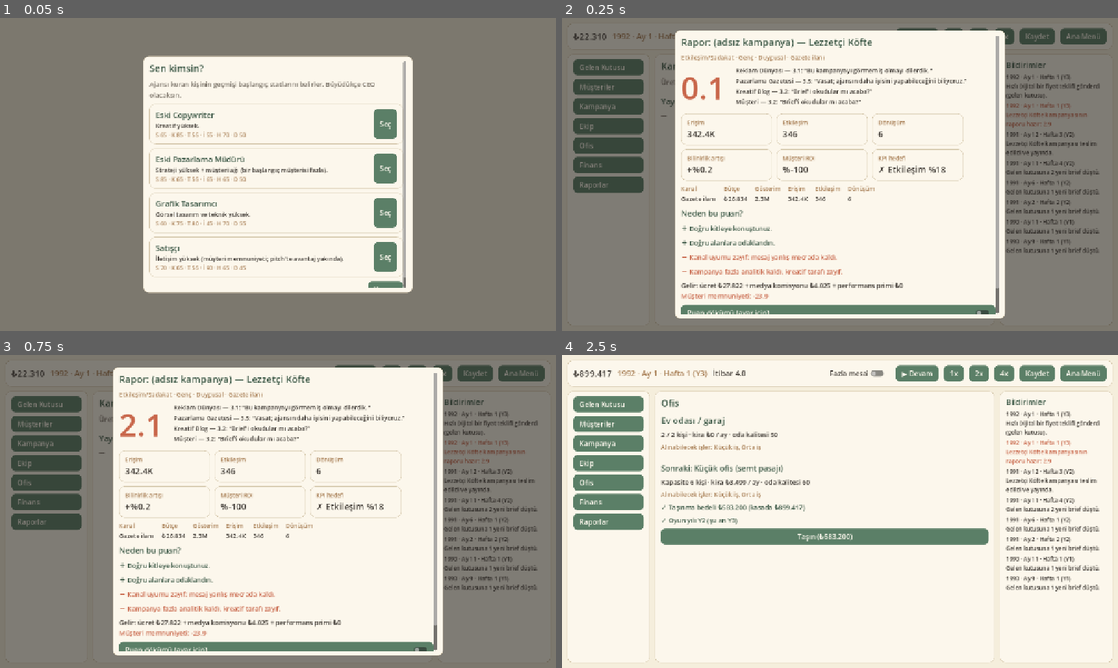
Above: before the commit, frames 1-4 (two rows, left to right).
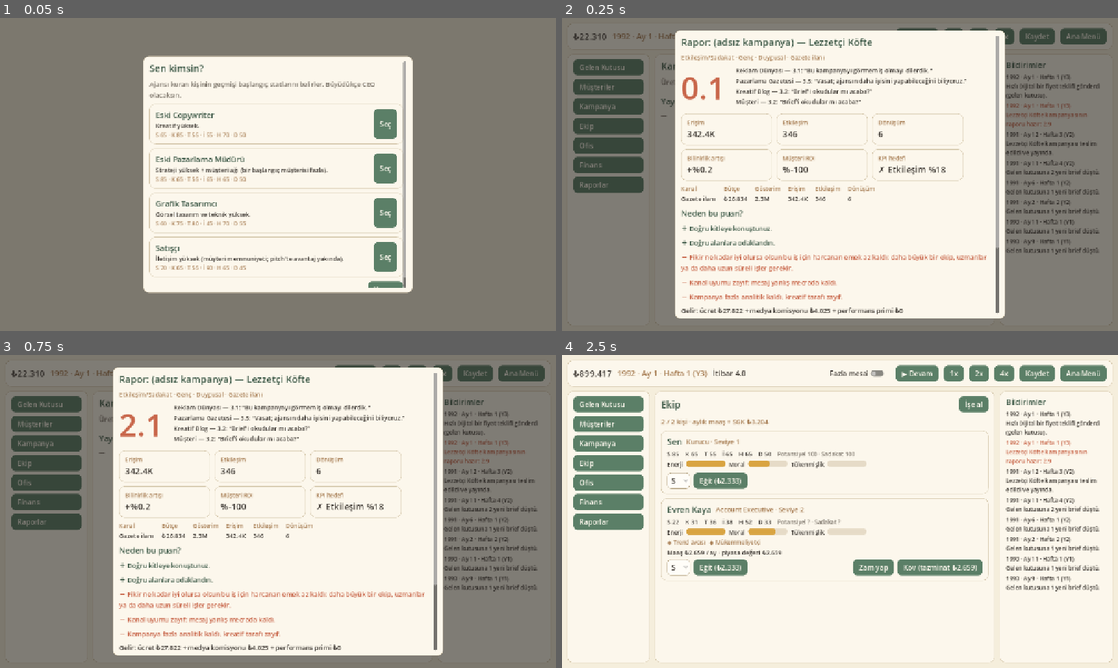
Above: after the commit, the same moments.

Repository: onursonmezz/AD_TYCOON
Game: Godot game, scene res://tools/ui_tour.tscn
Two runs of this game, one before a commit and one after it. Both use one fixed random seed, a clock stepped at 60 frames per second and the inputs below. This scene is started directly instead of the project's main scene.
Inputs:
- Up to frame 1 (0.05 s): no input
- Up to frame 2 (0.25 s): no input
- Up to frame 3 (0.75 s): click "Fazla mesai" at 0.5 s
- Up to frame 4 (2.5 s): click "▶ Devam" at 1.25 s; click "1x" at 2 s

Frame 1 is identical in both runs. In frame 2, 3.8% of the frame differs, in the area x 21-79%, y 73-95%; in frame 3, 3.8%; in frame 4, 9.1%, in the area x 17-77%, y 13-72%.

Commit message:
Rapor: iş miktarı açıklaması ve memnuniyet dökümü (playtest geri bildirimi)
Uyumlar mükemmel olsa bile emek dönem beklentisinin altında kalırsa rapor bunu söylüyor;
memnuniyet değişimi GDD 6.4 kalemleriyle gösteriliyor. K-046.

Co-Authored-By: Claude Opus 5.5 <noreply@anthropic.com>

Diff:
--- a/data/report_lines.json
+++ b/data/report_lines.json
@@ -1,37 +1,231 @@
 {
 	"_note": "GDD 7.12: her çarpan için eşik tabanlı açıklama. metric: rapordaki değer; and: ek koşul. sign: +1 olumlu, -1 olumsuz.",
 	"explanations": [
-		{ "id": "sh_good", "metric": "sh", "op": ">=", "value": 1.15, "key": "RL_SH_GOOD", "sign": 1 },
-		{ "id": "sh_bad", "metric": "sh", "op": "<=", "value": 0.85, "key": "RL_SH_BAD", "sign": -1 },
-		{ "id": "sk_good", "metric": "sk", "op": ">=", "value": 1.12, "key": "RL_SK_GOOD", "sign": 1 },
-		{ "id": "sk_bad", "metric": "sk", "op": "<=", "value": 0.85, "key": "RL_SK_BAD", "sign": -1 },
-		{ "id": "kn_good", "metric": "kn", "op": ">=", "value": 1.12, "key": "RL_KN_GOOD", "sign": 1 },
-		{ "id": "kn_bad", "metric": "kn", "op": "<=", "value": 0.85, "key": "RL_KN_BAD", "sign": -1 },
-		{ "id": "tone_good", "metric": "tone", "op": ">=", "value": 1.06, "key": "RL_TONE_GOOD", "sign": 1 },
-		{ "id": "tone_bad", "metric": "tone", "op": "<=", "value": 0.91, "key": "RL_TONE_BAD", "sign": -1 },
-		{ "id": "f_good", "metric": "f", "op": ">=", "value": 1.15, "key": "RL_F_GOOD", "sign": 1 },
-		{ "id": "f_bad", "metric": "f", "op": "<=", "value": 0.95, "key": "RL_F_BAD", "sign": -1 },
-		{ "id": "b_analytic", "metric": "b", "op": "<=", "value": 0.85, "and": { "metric": "sk_vs_ideal", "op": ">", "value": 1.0 }, "key": "RL_B_ANALYTIC", "sign": -1 },
-		{ "id": "b_creative", "metric": "b", "op": "<=", "value": 0.85, "and": { "metric": "sk_vs_ideal", "op": "<", "value": 1.0 }, "key": "RL_B_CREATIVE", "sign": -1 },
-		{ "id": "b_good", "metric": "b", "op": ">=", "value": 0.97, "key": "RL_B_GOOD", "sign": 1 },
-		{ "id": "n_bad", "metric": "n", "op": "<=", "value": 0.8, "key": "RL_N_BAD", "sign": -1 },
-		{ "id": "n_pioneer", "metric": "n", "op": ">=", "value": 1.05, "key": "RL_N_PIONEER", "sign": 1 },
-		{ "id": "fragmented", "metric": "fragmentation", "op": ">", "value": 0.0, "key": "RL_FRAGMENTED", "sign": -1 },
-		{ "id": "synergy", "metric": "synergy_pairs", "op": ">", "value": 0, "key": "RL_SYNERGY", "sign": 1 },
-		{ "id": "errors", "metric": "errors", "op": ">", "value": 3, "key": "RL_ERRORS", "sign": -1 }
+		{
+			"id": "volume_high",
+			"metric": "volume",
+			"op": ">=",
+			"value": 0.85,
+			"key": "RL_VOLUME_HIGH",
+			"sign": 1
+		},
+		{
+			"id": "volume_low",
+			"metric": "volume",
+			"op": "<=",
+			"value": 0.6,
+			"key": "RL_VOLUME_LOW",
+			"sign": -1
+		},
+		{
+			"id": "sh_good",
+			"metric": "sh",
+			"op": ">=",
+			"value": 1.15,
+			"key": "RL_SH_GOOD",
+			"sign": 1
+		},
+		{
+			"id": "sh_bad",
+			"metric": "sh",
+			"op": "<=",
+			"value": 0.85,
+			"key": "RL_SH_BAD",
+			"sign": -1
+		},
+		{
+			"id": "sk_good",
+			"metric": "sk",
+			"op": ">=",
+			"value": 1.12,
+			"key": "RL_SK_GOOD",
+			"sign": 1
+		},
+		{
+			"id": "sk_bad",
+			"metric": "sk",
+			"op": "<=",
+			"value": 0.85,
+			"key": "RL_SK_BAD",
+			"sign": -1
+		},
+		{
+			"id": "kn_good",
+			"metric": "kn",
+			"op": ">=",
+			"value": 1.12,
+			"key": "RL_KN_GOOD",
+			"sign": 1
+		},
+		{
+			"id": "kn_bad",
+			"metric": "kn",
+			"op": "<=",
+			"value": 0.85,
+			"key": "RL_KN_BAD",
+			"sign": -1
+		},
+		{
+			"id": "tone_good",
+			"metric": "tone",
+			"op": ">=",
+			"value": 1.06,
+			"key": "RL_TONE_GOOD",
+			"sign": 1
+		},
+		{
+			"id": "tone_bad",
+			"metric": "tone",
+			"op": "<=",
+			"value": 0.91,
+			"key": "RL_TONE_BAD",
+			"sign": -1
+		},
+		{
+			"id": "f_good",
+			"metric": "f",
+			"op": ">=",
+			"value": 1.15,
+			"key": "RL_F_GOOD",
+			"sign": 1
+		},
+		{
+			"id": "f_bad",
+			"metric": "f",
+			"op": "<=",
+			"value": 0.95,
+			"key": "RL_F_BAD",
+			"sign": -1
+		},
+		{
+			"id": "b_analytic",
+			"metric": "b",
+			"op": "<=",
+			"value": 0.85,
+			"and": {
+				"metric": "sk_vs_ideal",
+				"op": ">",
+				"value": 1
+			},
+			"key": "RL_B_ANALYTIC",
+			"sign": -1
+		},
+		{
+			"id": "b_creative",
+			"metric": "b",
+			"op": "<=",
+			"value": 0.85,
+			"and": {
+				"metric": "sk_vs_ideal",
+				"op": "<",
+				"value": 1
+			},
+			"key": "RL_B_CREATIVE",
+			"sign": -1
+		},
+		{
+			"id": "b_good",
+			"metric": "b",
+			"op": ">=",
+			"value": 0.97,
+			"key": "RL_B_GOOD",
+			"sign": 1
+		},
+		{
+			"id": "n_bad",
+			"metric": "n",
+			"op": "<=",
+			"value": 0.8,
+			"key": "RL_N_BAD",
+			"sign": -1
+		},
+		{
+			"id": "n_pioneer",
+			"metric": "n",
+			"op": ">=",
+			"value": 1.05,
+			"key": "RL_N_PIONEER",
+			"sign": 1
+		},
+		{
+			"id": "fragmented",
+			"metric": "fragmentation",
+			"op": ">",
+			"value": 0,
+			"key": "RL_FRAGMENTED",
+			"sign": -1
+		},
+		{
+			"id": "synergy",
+			"metric": "synergy_pairs",
+			"op": ">",
+			"value": 0,
+			"key": "RL_SYNERGY",
+			"sign": 1
+		},
+		{
+			"id": "errors",
+			"metric": "errors",
+			"op": ">",
+			"value": 3,
+			"key": "RL_ERRORS",
+			"sign": -1
+		}
 	],
 	"reviewers": [
-		{ "id": "reklam_dunyasi", "name_key": "REVIEWER_REKLAM_DUNYASI" },
-		{ "id": "pazarlama_gazetesi", "name_key": "REVIEWER_PAZARLAMA_GAZETESI" },
-		{ "id": "kreatif_blog", "name_key": "REVIEWER_KREATIF_BLOG" },
-		{ "id": "musteri", "name_key": "REVIEWER_MUSTERI" }
+		{
+			"id": "reklam_dunyasi",
+			"name_key": "REVIEWER_REKLAM_DUNYASI"
+		},
+		{
+			"id": "pazarlama_gazetesi",
+			"name_key": "REVIEWER_PAZARLAMA_GAZETESI"
+		},
+		{
+			"id": "kreatif_blog",
+			"name_key": "REVIEWER_KREATIF_BLOG"
+		},
+		{
+			"id": "musteri",
+			"name_key": "REVIEWER_MUSTERI"
+		}
 	],
 	"review_spread": 0.6,
 	"review_bands": [
-		{ "min": 1.0, "keys": ["REV_BAND1_A", "REV_BAND1_B"] },
-		{ "min": 3.5, "keys": ["REV_BAND2_A", "REV_BAND2_B"] },
-		{ "min": 5.5, "keys": ["REV_BAND3_A", "REV_BAND3_B"] },
-		{ "min": 7.0, "keys": ["REV_BAND4_A", "REV_BAND4_B"] },
-		{ "min": 8.5, "keys": ["REV_BAND5_A", "REV_BAND5_B"] }
+		{
+			"min": 1,
+			"keys": [
+				"REV_BAND1_A",
+				"REV_BAND1_B"
+			]
+		},
+		{
+			"min": 3.5,
+			"keys": [
+				"REV_BAND2_A",
+				"REV_BAND2_B"
+			]
+		},
+		{
+			"min": 5.5,
+			"keys": [
+				"REV_BAND3_A",
+				"REV_BAND3_B"
+			]
+		},
+		{
+			"min": 7,
+			"keys": [
+				"REV_BAND4_A",
+				"REV_BAND4_B"
+			]
+		},
+		{
+			"min": 8.5,
+			"keys": [
+				"REV_BAND5_A",
+				"REV_BAND5_B"
+			]
+		}
 	]
 }
--- a/localization/strings.csv
+++ b/localization/strings.csv
@@ -641,3 +641,15 @@
 NOTE_GUERRILLA_BACKLASH,"%s: sahte kuyruk ortaya çıktı, basın tepki gösterdi ve ceza geldi.",%s: the fake queue was exposed; the press reacted and a fine followed.
 NOTE_EVENT_WEATHER,%s: açık hava etkinliğini yağmur vurdu.,%s: rain hit the open-air event.
 NOTE_EVENT_TROUBLE,%s: etkinlikte aksilik (katılım düşük / teknik arıza / ünlü gelmedi).,%s: trouble at the event (low turnout / technical failure / celebrity no-show).
+RL_VOLUME_LOW,"Fikir ne kadar iyi olursa olsun bu iş için harcanan emek az kaldı: daha büyük bir ekip, uzmanlar ya da daha uzun süreli işler gerekir.","However good the idea, too little work went into this job: you need a bigger team, specialists or longer jobs."
+RL_VOLUME_HIGH,Ekip bu işe bolca emek verdi.,The team put plenty of work into this job.
+SAT_QUALITY,"Puan %.1f, müşterinin beklentisi %.1f",Score %.1f vs the client's expectation of %.1f
+SAT_KPI,KPI hedefinin %%%d'i tuttu,KPI target reached %d%%
+SAT_TIMING,Zamanında teslim,Delivered on time
+SAT_LATE,%d hafta gecikme,%d week(s) late
+SAT_BUDGET,Bütçe aşıldı,Over budget
+SAT_REVISIONS,Revizyon turları,Revision rounds
+SAT_ACCOUNT,Account ekibinin iletişimi,Account team communication
+SAT_BOLD_MATCH,"Cesur marka, cesur kampanya","Bold brand, bold campaign"
+SAT_RISKS,"Kanal riskleri (ceza, izin, hava…)","Channel risks (fines, permits, weather…)"
+SAT_SCANDAL,Influencer skandalı,Influencer scandal
--- a/src/sim/client_system.gd
+++ b/src/sim/client_system.gd
@@ -77,17 +77,27 @@
 ## GDD 6.4 Δmemnuniyet. Revizyon, gecikme ve bütçe aşımı henüz 0 (K-023); account_bonus ekipten gelir (0..+6).
 func satisfaction_delta(client: Dictionary, score: float, kpi_ratio: float, tone: String, year: int,
 		account_bonus: float = 0.0, late_weeks: int = 0, over_budget: bool = false, revisions: int = 0) -> float:
+	var total: float = 0.0
+	for v: Variant in satisfaction_parts(client, score, kpi_ratio, tone, year, account_bonus, late_weeks, over_budget,
+			revisions).values():
+		total += float(v)
+	return total
+
+
+## 6.4 formülünün kalemleri ayrı ayrı (raporda "memnuniyet neden değişti" dökümü için). Sıfır olanlar da döner.
+func satisfaction_parts(client: Dictionary, score: float, kpi_ratio: float, tone: String, year: int,
+		account_bonus: float = 0.0, late_weeks: int = 0, over_budget: bool = false, revisions: int = 0) -> Dictionary:
 	var sat: Dictionary = data.bal("satisfaction")
-	var d: float = float(sat["quality_coef"]) * (score - expectation(client, year)) / float(sat["quality_div"])
-	d += float(sat["kpi_coef"]) * clampf(kpi_ratio - 1.0, -1.0, 1.0)
-	d += float(sat["on_time"]) if late_weeks <= 0 else float(sat["late_per_week"]) * late_weeks
-	if over_budget:
-		d += float(sat["over_budget"])
-	d -= revisions * float(client["personality"]["detail"]) / 100.0 * float(sat["revision_coef"])
-	d += account_bonus
-	if float(client["personality"]["risk"]) >= data.balf("clients.bold_risk_min") and tone == "bold":
-		d += float(sat["bold_match_bonus"])
-	return d
+	var parts: Dictionary = {}
+	parts["quality"] = float(sat["quality_coef"]) * (score - expectation(client, year)) / float(sat["quality_div"])
+	parts["kpi"] = float(sat["kpi_coef"]) * clampf(kpi_ratio - 1.0, -1.0, 1.0)
+	parts["timing"] = float(sat["on_time"]) if late_weeks <= 0 else float(sat["late_per_week"]) * late_weeks
+	parts["budget"] = float(sat["over_budget"]) if over_budget else 0.0
+	parts["revisions"] = -revisions * float(client["personality"]["detail"]) / 100.0 * float(sat["revision_coef"])
+	parts["account"] = account_bonus
+	var bold: bool = float(client["personality"]["risk"]) >= data.balf("clients.bold_risk_min") and tone == "bold"
+	parts["bold_match"] = float(sat["bold_match_bonus"]) if bold else 0.0
+	return parts
 
 
 func apply_result(client: Dictionary, campaign_id: String, score: float, objective: String, year: int, delta: float) -> void:
--- a/src/sim/report_writer.gd
+++ b/src/sim/report_writer.gd
@@ -21,7 +21,15 @@
 	return {"sh": comb["sh"], "sk": comb["sk"], "kn": comb["kn"], "tone": comb["tone"], "m": comb["m"],
 		"f": report["focus"]["f"], "b": bal["b"], "sk_vs_ideal": float(bal["ratio"]) / maxf(0.0001, float(bal["ideal"])),
 		"n": report["novelty"]["n"], "fragmentation": report["synergy"]["fragmentation"],
-		"synergy_pairs": (report["synergy"]["pairs"] as Array).size(), "errors": report["errors"]}
+		"synergy_pairs": (report["synergy"]["pairs"] as Array).size(), "errors": report["errors"],
+		"volume": volume_ratio(report)}
+
+
+## İş miktarı: ekibin ürettiği ham emek (S+K+T, çarpanlardan önce) / dönem beklentisi (GDD 7.9 hedef puan).
+## Kalite çarpanları ne kadar iyi olursa olsun, bu oran düşükse puan düşük kalır.
+static func volume_ratio(report: Dictionary) -> float:
+	var points: float = float(report["s"]) + float(report["k"]) + float(report["t"])
+	return points / maxf(1.0, float(report["target"]))
 
 
 static func _compare(a: float, op: String, b: float) -> bool:
--- a/src/sim/simulation.gd
+++ b/src/sim/simulation.gd
@@ -287,10 +287,17 @@
 		if bonus > 0.0:
 			economy.invoice(state, client, bonus, bonus)
 		var team: Array = setup.get("team", [])
-		var delta: float = clients.satisfaction_delta(client, score, ratio, setup["tone"], year,
+		var parts: Dictionary = clients.satisfaction_parts(client, score, ratio, setup["tone"], year,
 			staff_life.account_bonus(state, team), int(setup.get("late_weeks", 0)),
 			float(setup.get("production_margin", 0.0)) < 0.0)
-		delta += float(setup.get("option_satisfaction", 0.0)) + float(camp.get("scandal", {}).get("satisfaction", 0.0))
+		parts["risks"] = float(setup.get("option_satisfaction", 0.0))
+		parts["scandal"] = float(camp.get("scandal", {}).get("satisfaction", 0.0))
+		parts["expectation"] = clients.expectation(client, year)
+		var delta: float = 0.0
+		for key: String in parts:
+			if key != "expectation":
+				delta += float(parts[key])
+		camp["satisfaction_parts"] = parts
 		camp["satisfaction_delta"] = delta
 		clients.apply_result(client, camp["id"], score, setup["objective"], year, delta)
 	_apply_reputation(score, setup["size"])
--- a/src/ui/screens/report_dialog.gd
+++ b/src/ui/screens/report_dialog.gd
@@ -146,7 +146,30 @@
 	var delta: float = float(_camp.get("satisfaction_delta", 0.0))
 	v.add_child(UiUtil.label(tr("UI_SATISFACTION_DELTA") % ("%+.1f" % delta), 15,
 		UiUtil.SAGE_DARK if delta >= 0.0 else UiUtil.TERRACOTTA))
+	v.add_child(_satisfaction_parts())
 	return v
+
+
+## Memnuniyet değişiminin kalemleri (GDD 6.4): hangi kalem ne kadar ekledi/götürdü.
+func _satisfaction_parts() -> VBoxContainer:
+	var box: VBoxContainer = UiUtil.vbox(1)
+	var parts: Dictionary = _camp.get("satisfaction_parts", {})
+	if parts.is_empty():
+		return box
+	var score: float = float(_camp["report"]["score"])
+	for key: String in ["quality", "kpi", "timing", "budget", "revisions", "account", "bold_match", "risks", "scandal"]:
+		var value: float = float(parts.get(key, 0.0))
+		if absf(value) < 0.05:
+			continue
+		var text: String = tr("SAT_" + key.to_upper())
+		if key == "quality":
+			text = tr("SAT_QUALITY") % [score, float(parts.get("expectation", 0.0))]
+		elif key == "kpi":
+			text = tr("SAT_KPI") % int(roundf(100.0 * float(_camp.get("kpi_ratio", 0.0))))
+		elif key == "timing" and value < 0.0:
+			text = tr("SAT_LATE") % int(_camp["setup"].get("late_weeks", 0))
+		box.add_child(UiUtil.label("    %+.1f  %s" % [value, text], 13, UiUtil.SAGE_DARK if value >= 0.0 else UiUtil.TERRACOTTA))
+	return box
 
 
 func _breakdown_block(report: Dictionary) -> VBoxContainer:
--- a/tests/test_m2_flow.gd
+++ b/tests/test_m2_flow.gd
@@ -75,7 +75,37 @@
 func _fake_report(sh: float, b: float, ratio: float, ideal: float, n: float) -> Dictionary:
 	return {"combination": {"sh": sh, "sk": 1.0, "kn": 1.0, "tone": 1.0, "m": 1.0}, "focus": {"f": 1.0},
 		"balance": {"b": b, "ratio": ratio, "ideal": ideal}, "novelty": {"n": n},
-		"synergy": {"fragmentation": 0.0, "pairs": []}, "errors": 0}
+		"synergy": {"fragmentation": 0.0, "pairs": []}, "errors": 0, "s": 30.0, "k": 30.0, "t": 10.0, "target": 100.0}
+
+
+func test_low_work_volume_is_explained_even_when_choices_are_perfect() -> void:
+	# Oyuncu geri bildirimi: her şey yeşil ama puan 5.4. Sebep emeğin azlığıydı; rapor bunu söylemeli.
+	var w: ReportWriter = ReportWriter.new(data)
+	var report: Dictionary = _fake_report(1.25, 0.95, 1.0, 1.0, 1.0)
+	report.merge({"s": 30.0, "k": 26.0, "t": 10.0, "target": 130.2}, true)
+	var keys: Array[String] = []
+	for line: Dictionary in w.explanation_lines(report):
+		keys.append(str(line["key"]))
+	assert_has(keys, "RL_VOLUME_LOW")
+	assert_has(keys, "RL_SH_GOOD")
+	report.merge({"s": 60.0, "k": 50.0, "t": 20.0}, true)
+	keys.clear()
+	for line: Dictionary in w.explanation_lines(report):
+		keys.append(str(line["key"]))
+	assert_has(keys, "RL_VOLUME_HIGH")
+
+
+func test_satisfaction_parts_sum_to_delta() -> void:
+	var clients: ClientSystem = ClientSystem.new(data)
+	var client: Dictionary = {"scale": 0, "history": [], "personality": {"risk": 80, "detail": 50}}
+	var parts: Dictionary = clients.satisfaction_parts(client, 5.4, 0.35, "bold", 1991, 3.0, 3, false, 1)
+	var sum: float = 0.0
+	for v: Variant in parts.values():
+		sum += float(v)
+	assert_almost_eq(sum, clients.satisfaction_delta(client, 5.4, 0.35, "bold", 1991, 3.0, 3, false, 1), 0.0001)
+	assert_almost_eq(float(parts["timing"]), -18.0, 0.0001, "3 hafta gecikme")
+	assert_almost_eq(float(parts["kpi"]), -6.5, 0.0001)
+	assert_almost_eq(float(parts["bold_match"]), 5.0, 0.0001)
 
 
 func test_report_lines_follow_thresholds() -> void:
--- a/tools/ui_tour.gd
+++ b/tools/ui_tour.gd
@@ -54,6 +54,12 @@
 		GameState.step_day()
 	await get_tree().create_timer(2.0).timeout
 	await _shot("06_report")
+	var scrolls: Array[Node] = screen.find_children("*", "ScrollContainer", true, false)
+	for sc: Node in scrolls:
+		if (sc as ScrollContainer).is_visible_in_tree() and sc.get_parent() is PanelContainer \
+				and sc.get_parent().get_parent() is CenterContainer:
+			(sc as ScrollContainer).scroll_vertical = 100000
+	await _shot("06b_report_bottom")
 	for child: Node in screen.get_children():
 		if child.get_child_count() > 0 and child.get_child(0) is ReportDialog:
 			child.get_child(0).queue_free()
Not shown, changed: docs/changelog.md
Not shown, changed: docs/decisions.md
